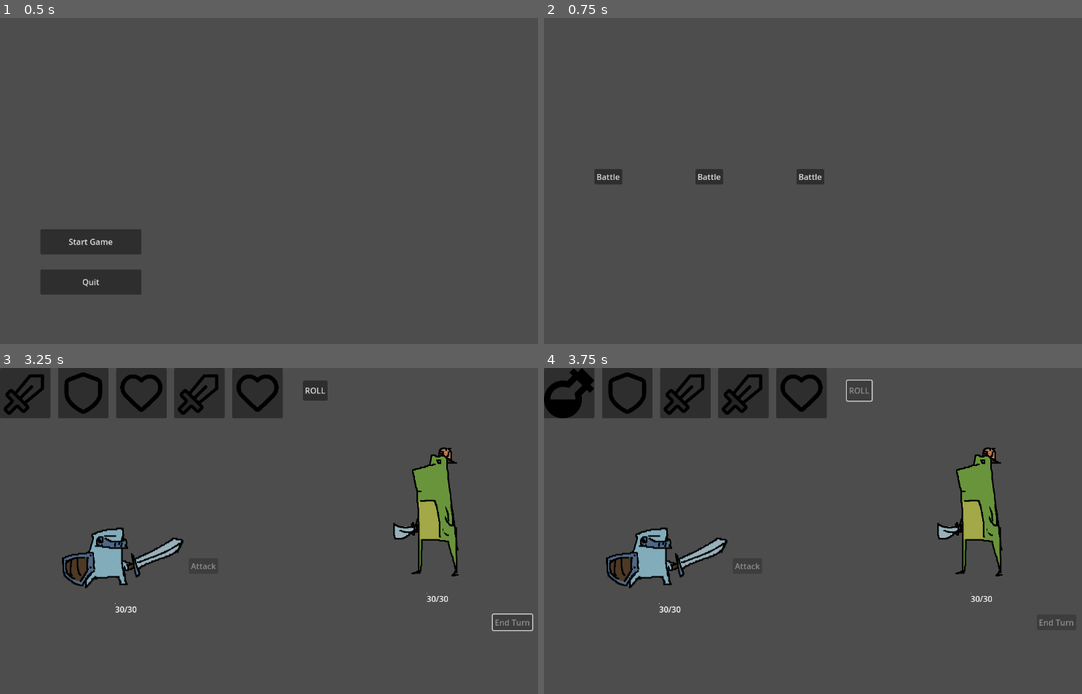
Above: before the commit, frames 1-4 (two rows, left to right).
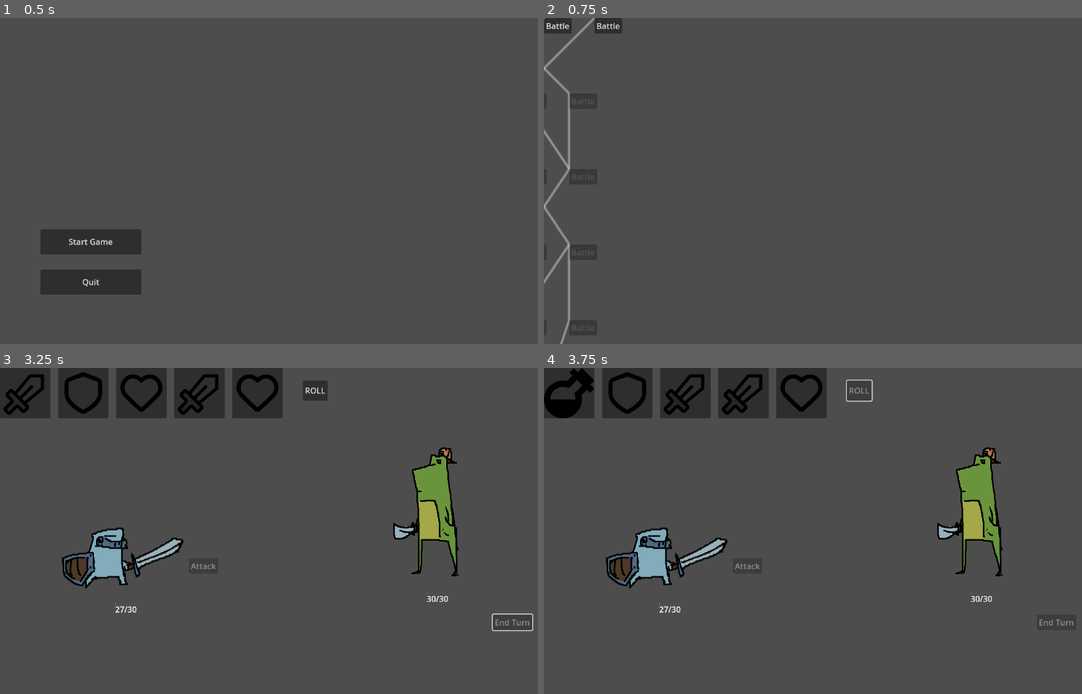
Above: after the commit, the same moments.

Repository: peteler/SlotRoguelike
Game: Godot game, scene res://scenes/main_menu.tscn
Two runs of this game, one before a commit and one after it. Both use one fixed random seed, a clock stepped at 60 frames per second and the inputs below. The engine's default icon, where the game draws it, is replaced by a stand-in: a white triangle on a blue panel in a dark square.
Inputs:
- Up to frame 1 (0.5 s): no input
- Up to frame 2 (0.75 s): click "Start Game" at 0.5 s
- Up to frame 3 (3.25 s): click "Battle" at 1.25 s; click "ROLL" at 2 s; click "End Turn" at 2.75 s
- Up to frame 4 (3.75 s): click "ROLL" at 3.5 s

Frame 1 is identical in both runs. In frame 2, 1.7% of the frame differs, in the area x 0-53%, y 0-100%; in frame 3, less than 0.1%; in frame 4, less than 0.1%.
Error before the commit: Invalid call. Nonexistent function 'take_basic_attack_damage' in base 'Area2D (PlayerCharacter)'. (res://scripts/intent_component.gd:170)

Commit message:
added map_manager, map_gen, and map_view. map_view needs some work, and currently enemy intent and player attack are fucked up

Diff:
--- a/autoload/game_controller.gd
+++ b/autoload/game_controller.gd
@@ -4,7 +4,7 @@
 
 ## Scene paths
 const BATTLE_SCENE = "res://scenes/battle/battle_manager.tscn"
-const MAP_SCENE = "res://scenes/map/map.tscn"
+const MAP_SCENE = "res://scenes/map/map_manager.tscn"
 const MAIN_MENU_SCENE = "res://scenes/main_menu.tscn"
 const VICTORY_SCREEN_SCENE = "res://scenes/battle/victory_screen.tscn"
 const DEFEAT_SCREEN_SCENE = "res://scenes/battle/defeat_screen.tscn"
@@ -17,6 +17,9 @@
 
 ## Current game state
 var current_event: EventData
+
+# Map state persistence
+var map_manager: MapManager
 
 # ------------------------------------------
 
@@ -48,6 +51,13 @@
 	# Go to map
 	change_scene_to(MAP_SCENE)
 
+	# Wait for the map scene to load, then initialize the map
+	await get_tree().process_frame
+	var map_scene_node = get_tree().current_scene
+	if map_scene_node:
+		map_manager = map_scene_node.get_node("MapManager")
+		if map_manager:
+			map_manager.start_new_map()
 
 # --- Battle Management ---
 
@@ -80,7 +90,6 @@
 		print("eventtype: ", current_event.event_type)
 		push_error("setup_battle_manager failed - missing battle_manager or wrong event type")
 
-
 # --- Signal Handlers ---
 
 func _on_battle_win():
@@ -98,7 +107,15 @@
 	print("Game Controller: Returning to map")
 	change_scene_to(MAP_SCENE)
 
-	# TODO: how to know where to return to? i need the map manager to remember all map related data
+	# Wait for the map scene to load, then restore the correct available nodes
+	await get_tree().process_frame
+	var map_scene_node = get_tree().current_scene
+	if map_scene_node:
+		map_manager = map_scene_node.get_node("MapManager")
+		if map_manager:
+			# This ensures the map remembers where you were and shows the correct next paths
+			map_manager.set_available_nodes_from_selection(map_manager.current_node_id)
+
 
 func _on_game_over():
 	"""Handle game over - reset and go to main menu"""
--- a/scenes/map/event_node.gd
+++ b/scenes/map/event_node.gd
@@ -1,12 +1,14 @@
-# EventNode.gd - Simple event node for MVP
+# event_node.gd
+# Modified to store its own ID.
 class_name EventNode
 extends Button
 
 ## Event data this node represents
 var event_data: EventData
+var node_id: String # Unique identifier for this node
 
 ## State tracking
-var is_available: bool = true
+var is_available: bool = false # Start as unavailable by default
 var is_completed: bool = false
 
 func _ready():
@@ -16,8 +18,9 @@
 	# Set initial appearance
 	update_appearance()
 
-func setup(event_data_ref: EventData, pos: Vector2):
+func setup(id: String, event_data_ref: EventData, pos: Vector2):
 	"""Initialize the event node with data and position"""
+	node_id = id
 	event_data = event_data_ref
 	position = pos
 
@@ -26,10 +29,13 @@
 		match event_data.event_type:
 			EventData.EVENT_TYPE.ENCOUNTER:
 				text = "Battle"
+			EventData.EVENT_TYPE.SHOP:
+				text = "Shop"
+			EventData.EVENT_TYPE.REST:
+				text = "Rest"
 			_:
 				text = "Unknown"
 				push_warning("Unhandled event type: " + str(event_data.event_type))
-
 
 	update_appearance()
 
@@ -53,9 +59,11 @@
 func set_completed(completed: bool):
 	"""Mark this event as completed"""
 	is_completed = completed
+	is_available = false # A completed node can no longer be available
 	update_appearance()
 
 func _on_pressed():
 	"""Handle node click"""
 	if is_available and not is_completed:
+		# Emit a reference to itself so the manager knows which node was clicked
 		Global.event_node_selected.emit(self)
--- a/scenes/map/map.tscn
+++ /dev/null
@@ -1,17 +0,0 @@
-[gd_scene load_steps=2 format=3 uid="uid://ck2gohhqq5r6"]
-
-[ext_resource type="Script" uid="uid://fsfb1pr80ueb" path="res://scripts/map.gd" id="1_sxf4j"]
-
-[node name="Map" type="Control"]
-layout_mode = 3
-anchors_preset = 15
-anchor_right = 1.0
-anchor_bottom = 1.0
-grow_horizontal = 2
-grow_vertical = 2
-script = ExtResource("1_sxf4j")
-
-[node name="NodeContainer" type="Control" parent="."]
-anchors_preset = 0
-offset_right = 40.0
-offset_bottom = 40.0
--- a/scenes/map/map_generator.gd
+++ b/scenes/map/map_generator.gd
@@ -1,164 +1,109 @@
-## THIS IS THE CHANGE - Start ##
-# MapGenerator.gd - Procedural map generation
+# map_generator.gd
+# This script contains the logic for generating the map layout.
 class_name MapGenerator
 extends Node
 
-## Configuration
-@export var map_width: int = 1000
-@export var map_height: int = 600
-@export var horizontal_spacing: int = 150
-@export var vertical_spacing: int = 120
-@export var rows: int = 5  # Number of vertical layers
+# --- Configuration ---
+@export var num_rows: int = 10
+@export var nodes_per_row_min: int = 2
+@export var nodes_per_row_max: int = 4
+@export var extra_connection_probability: float = 0.3 # Chance for extra paths
 
-## Event distribution weights
-@export var encounter_weight: float = 0.7
-@export var shop_weight: float = 0.2
-@export var special_weight: float = 0.1
+# --- Event Data ---
+## for now it's exported, later on will be set by gamecontroller
+@export var event_data_resources: Array[EventData]
 
-## Available events
-@export var encounter_events: Array[EncounterData]
-@export var shop_events: Array[EventData]  # You'll create these later
-@export var special_events: Array[EventData]  # You'll create these later
+# --- Generation Logic ---
+func generate_map_data() -> Dictionary:
+	"""
+	Generates the entire map structure with nodes and connections.
+	"""
+	var map_data = {
+		"rows": [],
+		"connections": []
+	}
 
-func generate_map(difficulty: int = 1) -> Array:
-	"""Generate a procedural map with branching paths"""
-	var map_nodes = []
+	# Create nodes for each row
+	for i in range(num_rows):
+		var row_nodes = create_row_nodes(i)
+		map_data.rows.append(row_nodes)
 
-	# Create rows of events
-	for row in range(rows):
-		var row_nodes = generate_row(row, difficulty)
-		map_nodes.append(row_nodes)
+	# Create connections between rows
+	for i in range(num_rows - 1):
+		# Ensure the map is fully connected and playable
+		var connections = create_guaranteed_connections(map_data.rows[i], map_data.rows[i+1])
+		map_data.connections.append_array(connections)
 
-	# Connect nodes between rows
-	connect_nodes(map_nodes)
+	return map_data
 
-	# Set starting node as available
-	if map_nodes.size() > 0 and map_nodes[0].size() > 0:
-		map_nodes[0][0].set_available(true)
-		map_nodes[0][0].set_current(true)
+func create_row_nodes(row_index: int) -> Array:
+	"""
+	Creates the nodes for a single row.
+	"""
+	var row_nodes = []
+	var num_nodes = randi_range(nodes_per_row_min, nodes_per_row_max)
 
-	return map_nodes
-
-func generate_row(row: int, difficulty: int) -> Array:
-	"""Generate a single row of events"""
-	var row_nodes = []
-	var node_count = calculate_row_node_count(row)
-
-	for i in range(node_count):
-		var event_type = choose_event_type(row, difficulty)
-		var event_data = get_event_data(event_type, row, difficulty)
-		var position = calculate_node_position(row, i, node_count)
-
-		var node = preload("res://scenes/map/event_node.tscn").instantiate()
-		node.setup(event_data, position)
-		node.set_available(false)  # Nodes start unavailable
-
+	for i in range(num_nodes):
+		var event_data = select_random_event_data(row_index)
+		# Generate a unique ID for each node based on its position
+		var node_id = "node_%d_%d" % [row_index, i]
+		var node = {
+			"id": node_id,
+			"row": row_index,
+			"col": i,
+			"event_data": event_data
+		}
 		row_nodes.append(node)
 
 	return row_nodes
 
-func calculate_row_node_count(row: int) -> int:
-	"""Calculate how many nodes should be in this row"""
-	# Middle rows have more nodes, creating branching paths
-	if row == 0:  # First row
-		return 1
-	elif row == rows - 1:  # Last row (boss)
-		return 1
-	elif row < rows / 2:  # First half - expanding
-		return 1 + row
-	else:  # Second half - contracting toward boss
-		return rows - row
+func select_random_event_data(row_index: int) -> EventData:
+	"""
+	Selects a random event data resource suitable for the given row.
+	"""
+	var valid_events = []
+	for event in event_data_resources:
+		if row_index >= event.min_row and row_index <= event.max_row:
+			valid_events.append(event)
 
-func choose_event_type(row: int, difficulty: int) -> EventData.EVENT_TYPE:
-	"""Choose an event type based on row and difficulty"""
-	# Early rows have more encounters, later rows have more variety
-	var weights = {
-		EventData.EVENT_TYPE.ENCOUNTER: encounter_weight,
-		# Add other types as you implement them
-	}
+	if not valid_events.is_empty():
+		return valid_events.pick_random()
+	else:
+		# Fallback in case no events are valid for the row
+		push_warning("No valid event data found for row " + str(row_index) + ". Using a random one.")
+		return event_data_resources.pick_random()
 
-	# Adjust weights based on row
-	if row > rows / 2:
-		weights[EventData.EVENT_TYPE.ENCOUNTER] *= 0.8
-		# Increase chance for special events in later rows
+func create_guaranteed_connections(from_row: Array, to_row: Array) -> Array:
+	"""
+	Creates connections between two rows, ensuring every node is part of a path.
+	This prevents dead ends and orphaned nodes.
+	"""
+	var connections = []
+	var to_nodes_connected = {} # Using a dictionary to track connected 'to' nodes
 
-	# Choose based on weights
-	var total = 0.0
-	for weight in weights.values():
-		total += weight
+	# 0. Ensure every to_node starts as not_connected
+	for node in to_row:
+		to_nodes_connected[node.id] = false
 
-	var random_value = randf() * total
-	var current = 0.0
+	# 1. Ensure every 'from_node' has at least one connection going forward.
+	for from_node in from_row:
+		var target_node = to_row.pick_random()
+		connections.append({"from": from_node.id, "to": target_node.id})
+		to_nodes_connected[target_node.id] = true
 
-	for event_type in weights.keys():
-		current += weights[event_type]
-		if random_value <= current:
-			return event_type
+	# 2. Ensure every 'to_node' has at least one connection coming from behind.
+	for to_node_id in to_nodes_connected:
+		if not to_nodes_connected[to_node_id]:
+			var source_node = from_row.pick_random()
+			connections.append({"from": source_node.id, "to": to_node_id})
 
-	return EventData.EVENT_TYPE.ENCOUNTER  # Fallback
-
-func get_event_data(event_type: EventData.EVENT_TYPE, row: int, difficulty: int) -> EventData:
-	"""Get a specific event data based on type and row"""
-	match event_type:
-		EventData.EVENT_TYPE.ENCOUNTER:
-			return get_encounter_data(row, difficulty)
-		# Add other event types as you implement them
-		_:
-			return encounter_events[0]  # Fallback
-
-func get_encounter_data(row: int, difficulty: int) -> EncounterData:
-	"""Get an appropriate encounter for this row and difficulty"""
-	# Filter encounters by difficulty
-	var available_encounters = encounter_events.filter(
-		func(e): return e.difficulty <= difficulty + row
-	)
-
-	if available_encounters.is_empty():
-		return encounter_events[0]
-
-	return available_encounters[randi() % available_encounters.size()]
-
-func calculate_node_position(row: int, index: int, total_in_row: int) -> Vector2:
-	"""Calculate position for a node in the map"""
-	var x = (index + 1) * (map_width / (total_in_row + 1))
-	var y = (row + 1) * vertical_spacing
-	return Vector2(x, y)
-
-func connect_nodes(map_nodes: Array):
-	"""Connect nodes between rows with appropriate branching"""
-	for row in range(map_nodes.size() - 1):
-		var current_row = map_nodes[row]
-		var next_row = map_nodes[row + 1]
-
-		# Connect each node to 1-3 nodes in the next row
-		for i in range(current_row.size()):
-			var node = current_row[i]
-			var connections = calculate_connections(i, current_row.size(), next_row.size())
-
-			for connection_index in connections:
-				if connection_index >= 0 and connection_index < next_row.size():
-					node.add_connection(next_row[connection_index])
-
-func calculate_connections(current_index: int, current_count: int, next_count: int) -> Array:
-	"""Calculate which nodes in the next row this node should connect to"""
-	var connections = []
-
-	# Simple connection logic - can be enhanced for more interesting maps
-	if next_count == 1:
-		connections.append(0)  # Single connection
-	else:
-		# Connect to nearby nodes
-		var ratio = float(current_index) / (current_count - 1) if current_count > 1 else 0.5
-		var target_index = int(ratio * (next_count - 1))
-
-		connections.append(target_index)
-
-		# Sometimes add an additional connection for branching
-		if randf() < 0.3 and next_count > 1:
-			var alternate = target_index + (1 if target_index == 0 else -1)
-			alternate = clamp(alternate, 0, next_count - 1)
-			if alternate != target_index:
-				connections.append(alternate)
+	# 3. Add some extra random connections for more branching paths.
+	for from_node in from_row:
+		for to_node in to_row:
+			if randf() < extra_connection_probability:
+				# Check if connection already exists to avoid duplicates
+				var existing = connections.filter(func(c): return c.from == from_node.id and c.to == to_node.id)
+				if existing.is_empty():
+					connections.append({"from": from_node.id, "to": to_node.id})
 
 	return connections
-## THIS IS THE CHANGE - End ##
--- /dev/null
+++ b/scenes/map/map_manager.gd
@@ -0,0 +1,66 @@
+# map_manager.gd
+# This script manages the map state, including player progression.
+class_name MapManager
+extends Node
+
+# --- References ---
+@onready var map_generator: MapGenerator = $MapGenerator
+@onready var map_view: MapView = $MapView
+
+# --- State ---
+var map_data: Dictionary
+var current_node_id: String = ""
+
+func _ready():
+	# Connect to the global signal that an event node has been selected by the player
+	Global.event_node_selected.connect(_on_event_node_selected)
+	start_new_map()
+
+func start_new_map():
+	"""
+	Generates and displays a new map.
+	"""
+	map_data = map_generator.generate_map_data()
+	map_view.display_map(map_data)
+	# Initially, only the first row of nodes is available
+	set_available_nodes_from_selection()
+
+func _on_event_node_selected(node: EventNode):
+	"""
+	Handles the selection of an event node.
+	"""
+	# Mark all nodes as unavailable first to clear previous state
+	for row in map_data.rows:
+		for node_data in row:
+			var n = map_view.get_node_by_id(node_data.id)
+			if n:
+				n.set_available(false)
+
+	# Mark the selected node as completed
+	node.set_completed(true)
+	current_node_id = node.node_id
+
+	# Determine which nodes are now available based on the new position
+	set_available_nodes_from_selection(current_node_id)
+
+	# Emit signal to the GameController to start the actual event
+	Global.event_selected.emit(node.event_data)
+
+func set_available_nodes_from_selection(selected_node_id: String = ""):
+	"""
+	Sets which nodes are available to the player based on the last node they selected.
+	"""
+	if selected_node_id.is_empty():
+		# This is the start of the map. Make the first row available.
+		if not map_data.rows.is_empty():
+			for node_data in map_data.rows[0]:
+				var node = map_view.get_node_by_id(node_data.id)
+				if node:
+					node.set_available(true)
+	else:
+		# Player has selected a node. Find all connected nodes in the next row.
+		for connection in map_data.connections:
+			if connection.from == selected_node_id:
+				var next_node = map_view.get_node_by_id(connection.to)
+				if next_node:
+					next_node.set_available(true)
--- /dev/null
+++ b/scenes/map/map_manager.tscn
@@ -0,0 +1,19 @@
+[gd_scene load_steps=7 format=3 uid="uid://dgcmghqh8uyg3"]
+
+[ext_resource type="Script" uid="uid://dvoeduobv2tne" path="res://scenes/map/map_manager.gd" id="1_75h61"]
+[ext_resource type="Script" uid="uid://dxd0pufqhyle0" path="res://scenes/map/map_generator.gd" id="1_wqvcw"]
+[ext_resource type="Script" uid="uid://bl1j38skun7nk" path="res://resources/events/event_data.gd" id="2_7dvyr"]
+[ext_resource type="Script" uid="uid://dp4nj8whqkt30" path="res://scenes/map/map_view.gd" id="2_e0lot"]
+[ext_resource type="Resource" uid="uid://b7piwl53m72hw" path="res://resources/events/encounters/test_encounter.tres" id="3_75h61"]
+[ext_resource type="PackedScene" uid="uid://tokicvkn1u4l" path="res://scenes/map/event_node.tscn" id="6_lcodj"]
+
+[node name="MapManager" type="Node"]
+script = ExtResource("1_75h61")
+
+[node name="MapGenerator" type="Node" parent="."]
+script = ExtResource("1_wqvcw")
+event_data_resources = Array[ExtResource("2_7dvyr")]([ExtResource("3_75h61")])
+
+[node name="MapView" type="Node2D" parent="."]
+script = ExtResource("2_e0lot")
+event_node_scene = ExtResource("6_lcodj")
--- /dev/null
+++ b/scenes/map/map_view.gd
@@ -0,0 +1,69 @@
+# map_view.gd
+# This script handles the visual representation of the map, including drawing connections.
+class_name MapView
+extends Node2D
+
+# --- Prefabs ---
+@export var event_node_scene: PackedScene
+
+# --- Properties ---
+@export var row_spacing: float = 150.0
+@export var node_spacing: float = 100.0
+@export var line_color: Color = Color(0.8, 0.8, 0.8, 0.5)
+@export var line_width: float = 5.0
+
+# --- State ---
+var node_references: Dictionary = {}
+var _connections_to_draw: Array = []
+
+func _draw():
+	"""
+	Godot's built-in draw function. This is called automatically after queue_redraw().
+	It iterates through the connections and draws lines between the nodes.
+	"""
+	for connection in _connections_to_draw:
+		var from_node = get_node_by_id(connection.from)
+		var to_node = get_node_by_id(connection.to)
+
+		# Ensure both nodes exist before trying to draw a line
+		if from_node and to_node:
+			draw_line(from_node.position, to_node.position, line_color, line_width)
+
+func display_map(map_data: Dictionary):
+	"""
+	Instantiates nodes, positions them, and prepares connections for drawing.
+	"""
+	# Clear previous map visuals
+	for child in get_children():
+		child.queue_free()
+	node_references.clear()
+
+	# Create and position all the event nodes
+	for row_index in range(map_data.rows.size()):
+		var row_nodes = map_data.rows[row_index]
+		var y_pos = row_index * row_spacing
+		# Center the nodes horizontally
+		var total_width = (row_nodes.size() - 1) * node_spacing
+		var start_x = -total_width / 2.0
+
+		for col_index in range(row_nodes.size()):
+			var node_data = row_nodes[col_index]
+			var x_pos = start_x + col_index * node_spacing
+
+			var node_instance = event_node_scene.instantiate() as EventNode
+			add_child(node_instance)
+			# Pass the node's unique ID to its setup function
+			node_instance.setup(node_data.id, node_data.event_data, Vector2(x_pos, y_pos))
+
+			node_references[node_data.id] = node_instance
+
+	# Store connections and trigger a redraw to display them
+	_connections_to_draw = map_data.connections
+	queue_redraw()
+
+
+func get_node_by_id(node_id: String) -> EventNode:
+	"""
+	Returns a node instance by its ID.
+	"""
+	return node_references.get(node_id)
--- a/scripts/intent_component.gd
+++ b/scripts/intent_component.gd
@@ -162,12 +162,11 @@
 	if current_intent.cooldown_turns > 0:
 		action_cooldowns[current_intent] = current_intent.cooldown_turns
 
-	Global.enemy_action_executed.emit(self, current_intent)
 
 func attack_target(target: Character):
 	"""Deal damage to target"""
 	if target and current_action_val > 0:
-		target.take_basic_attack_damage(current_action_val)
+		target.take_damage(current_action_val)
 
 func give_block_to_target(target: Character):
 	"""Gain block"""
Not shown, changed: scenes/map/map_generator.gd.uid
Not shown, added: scenes/map/map_manager.gd.uid
Not shown, added: scenes/map/map_view.gd.uid
